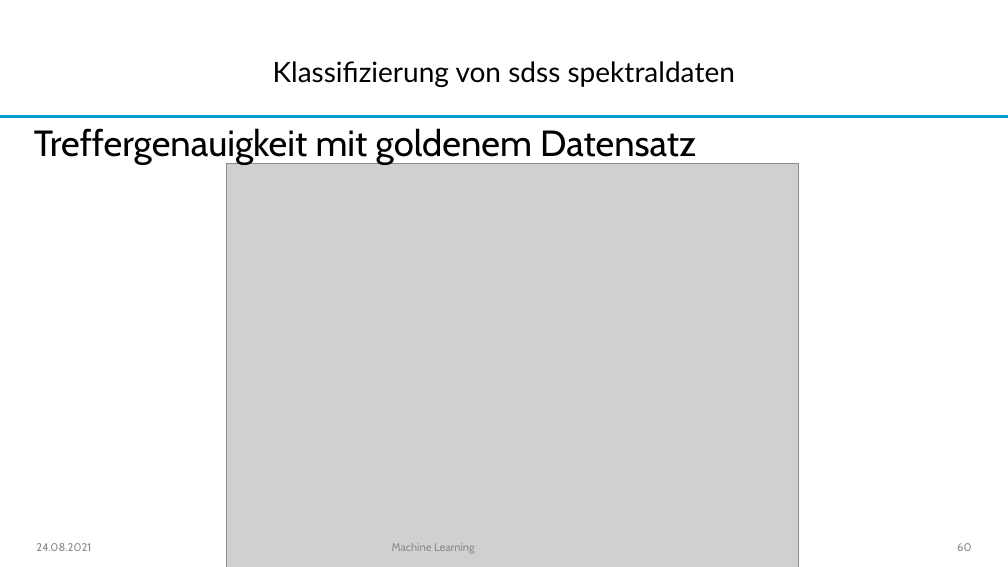
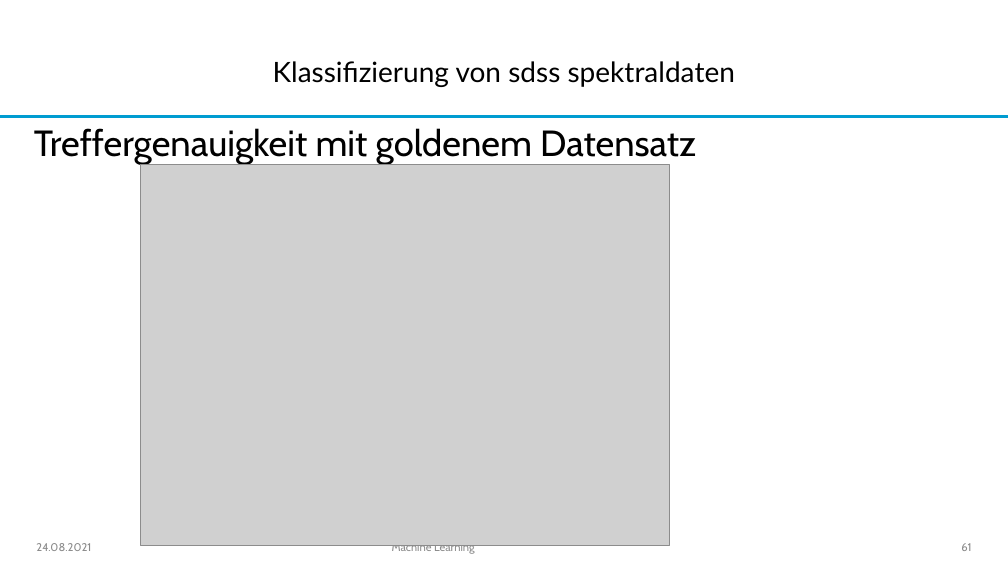
Before and after one commit to joshuaroschlaub/Keras_Einfuehrung, a slide deck: slide 61 of MachineLearning.pptx (slide 60 before the commit). Drawn at 1008x567 pixels with LibreOffice and Linux fonts; fonts in the diff are those of the drawing; grey boxes stand for pictures; background and template pictures are left out. Boxes give left, top, right and bottom in pixels: in the first picture for what was removed or moved away, otherwise in the second. Text is boxed around its words. In the diff, an @@ line names an element or a change of style, - is before the commit and + after.

```diff
--- a/MachineLearning.pptx
+++ b/MachineLearning.pptx
@@ picture: place and size @@
-picture at bbox=[226, 163, 798, 567]
+picture at bbox=[141, 164, 669, 545]
@@ page number at bbox=[961, 543, 971, 551]: text changed @@
-60
+61
```
Also in this commit, not shown: 5 other slides changed, 1 slide added, 14 other files.
